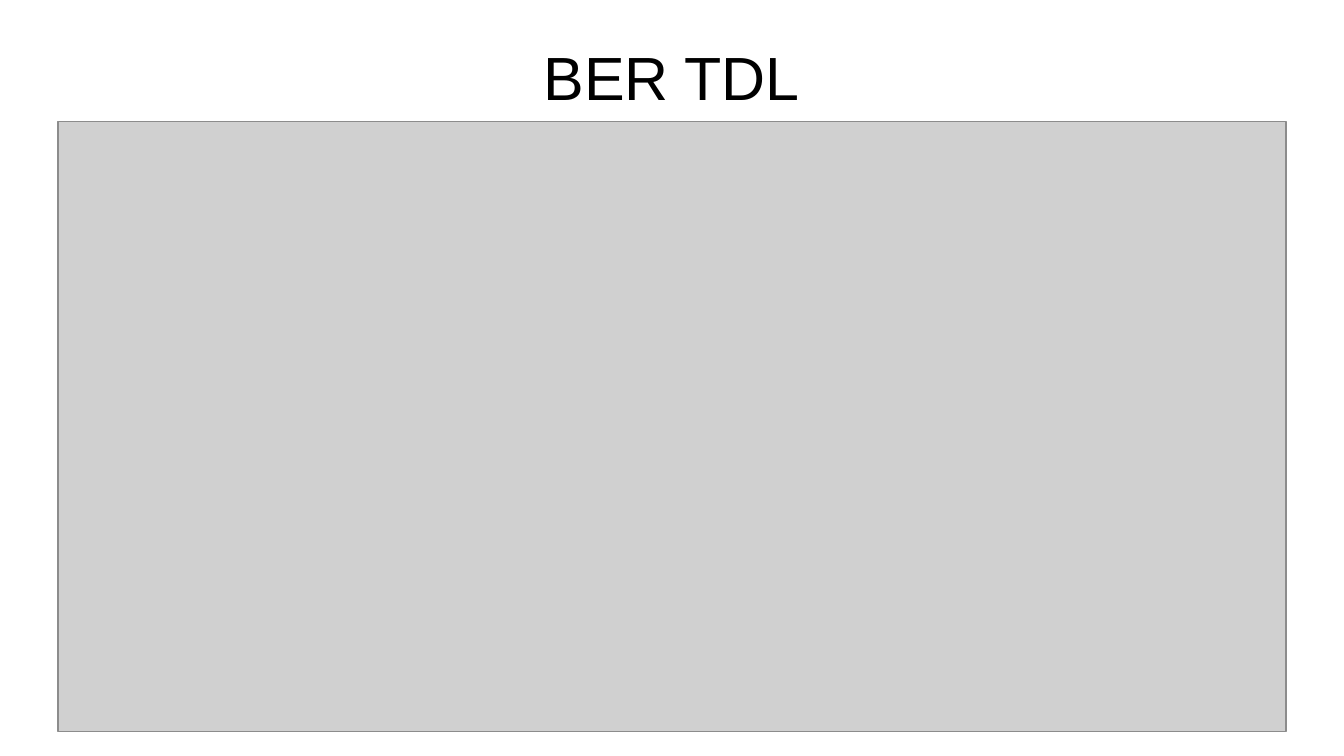
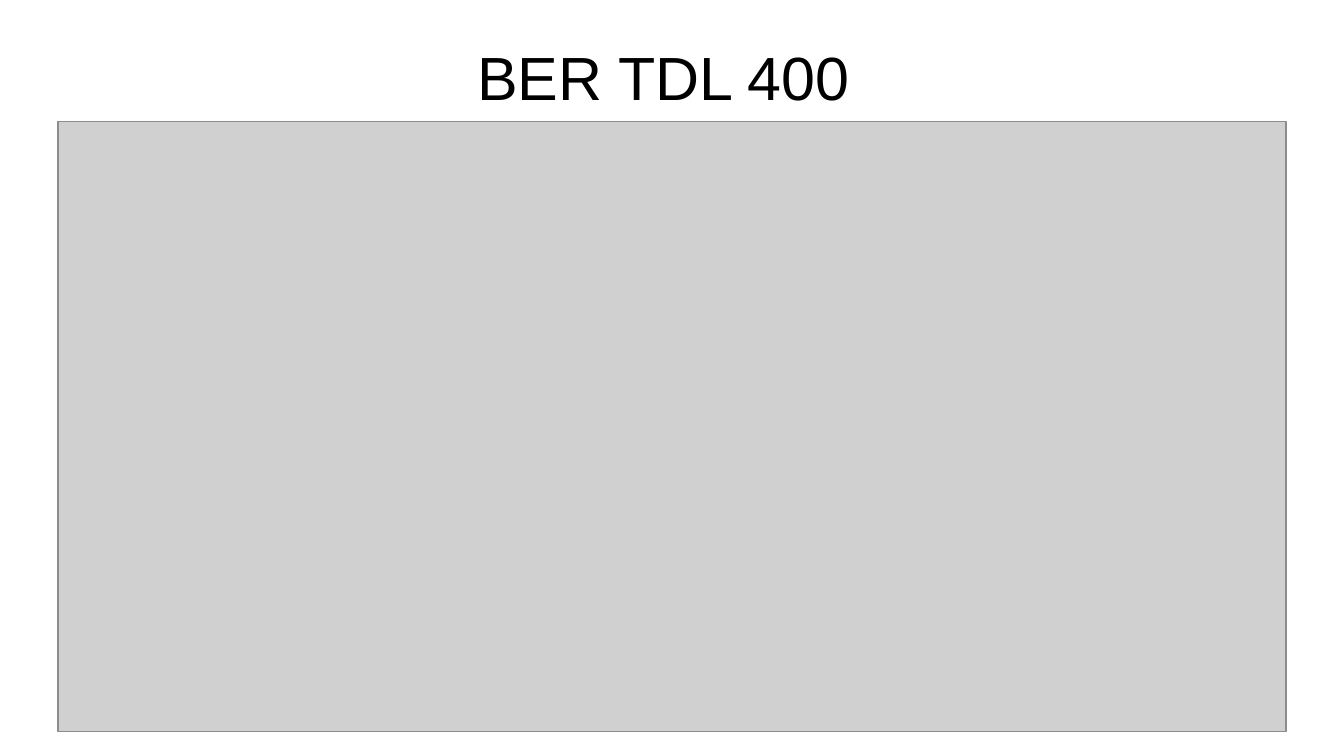
Before and after one commit to Th3Cr4ck/Wifi-OFDM-sync, a slide deck: slide 18 of Avances/Pruebas Sinc STF por diferencias.odp. Drawn at 1344x756 pixels with LibreOffice and Linux fonts; fonts in the diff are those of the drawing; grey boxes stand for pictures. Boxes give left, top, right and bottom in pixels: in the first picture for what was removed or moved away, otherwise in the second. Text is boxed around its words. In the diff, an @@ line names an element or a change of style, - is before the commit and + after.

```diff
--- a/Avances/Pruebas Sinc STF por diferencias.odp
+++ b/Avances/Pruebas Sinc STF por diferencias.odp
@@ title at [477, 57, 850, 101]: text changed @@
-BER TDL
+BER TDL 400
```
Also in this commit, not shown: 10 other slides changed, 4 slides added, 7 other files.
